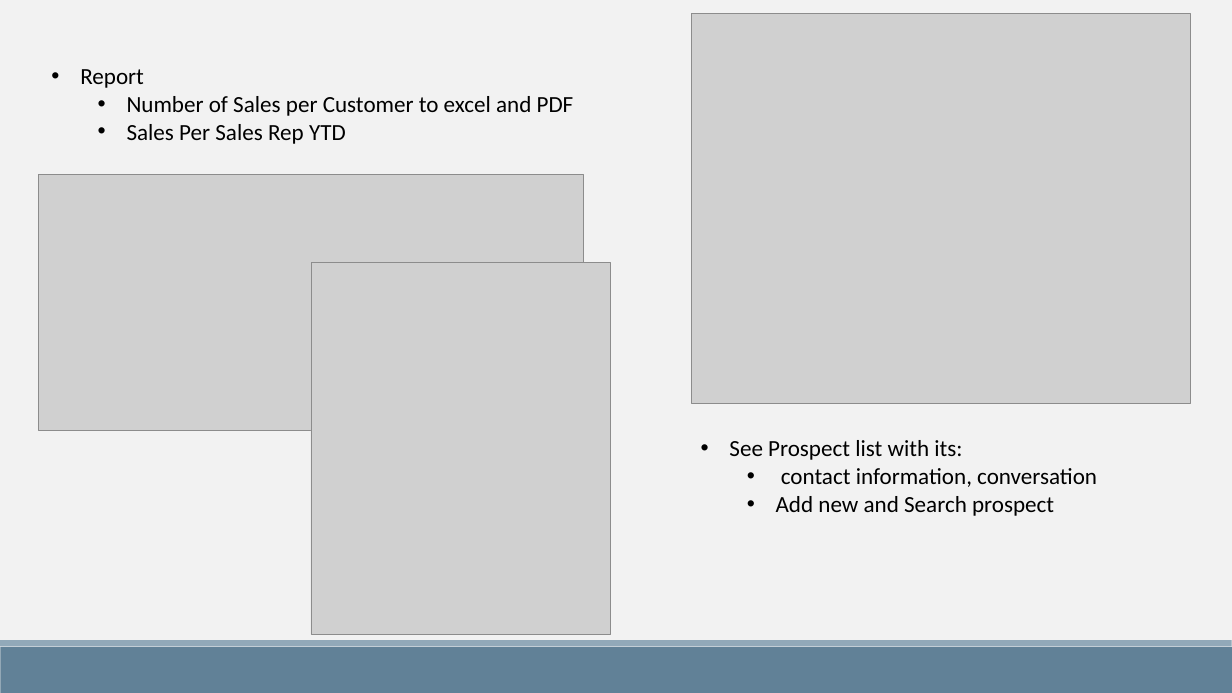
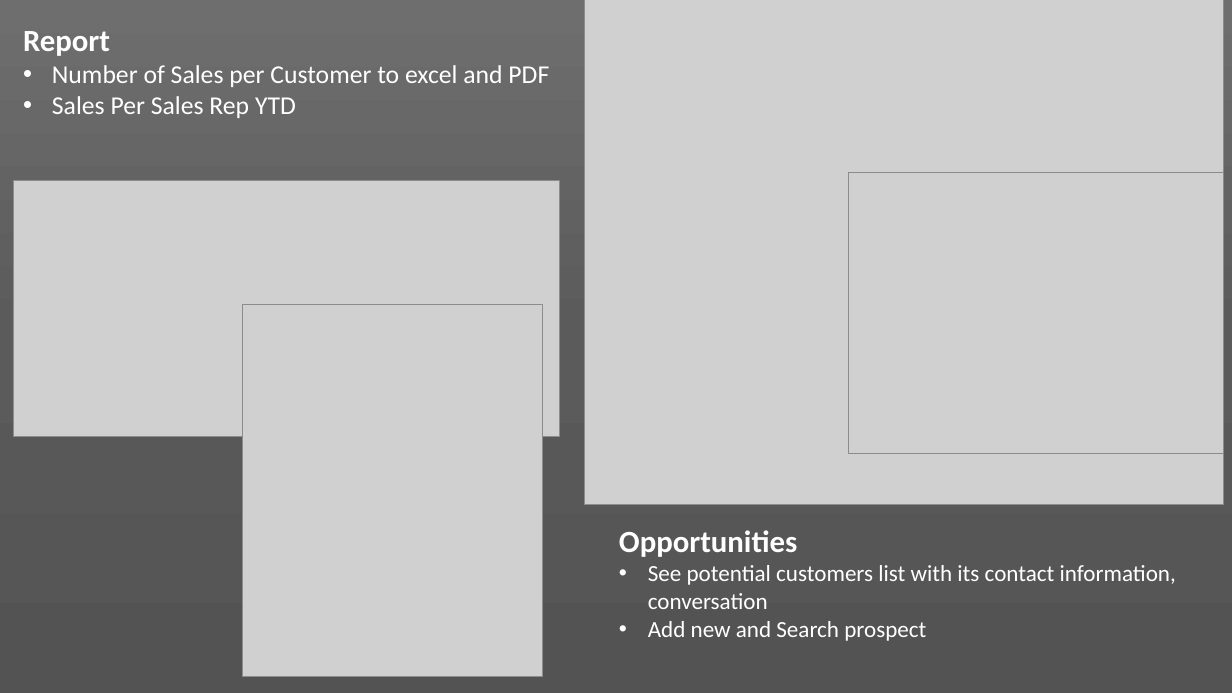
Before and after one commit to winotoj/ipd10-dotnet-CRM-Project, a slide deck: slide 4 of CRM PROJECT.pptx. Drawn at 1232x693 pixels with LibreOffice and Linux fonts; fonts in the diff are those of the drawing; grey boxes stand for pictures. Boxes give left, top, right and bottom in pixels: in the first picture for what was removed or moved away, otherwise in the second. Text is boxed around its words. In the diff, an @@ line names an element or a change of style, - is before the commit and + after.

```diff
--- a/CRM PROJECT.pptx
+++ b/CRM PROJECT.pptx
@@ background #F2F2F2 to gradient #6E6E6E to #5B5B5B to #545454 @@
@@ text "Report": place and size @@
-text "Report" at [80,69,574,144]
+text "Report" at [23,31,549,118]
@@ text "Report" at [23,31,549,118]: size 18 to 24 pt, bold on in "Report"; text colour #000000 to #FFFFFF, size 18 to 20 pt; bullet • to none; list level 2 to 1 in "Number of Sales per Customer ..."; list level 2 to 1 in "Sales Per Sales Rep YTD" @@
@@ picture: place and size @@
-picture at [691,13,1190,403]
+picture at [584,0,1224,506]
@@ picture added at [848,173,1224,454] @@
@@ picture: place and size @@
-picture at [39,175,584,430]
+picture at [14,181,559,436]
@@ picture: place and size @@
-picture at [311,262,612,634]
+picture at [243,305,543,677]
@@ text "Opportunities": place and size @@
-text "Opportunities" at [729,440,1097,516]
+text "Opportunities" at [619,530,1176,641]
@@ text at [619,530,1176,609]: text changed; text colour #000000 to #FFFFFF @@
-• See Prospect list with its:
-  • contact information, conversation
+Opportunities
+• See potential customers list with its contact information, conversation
@@ text at [648,621,926,641]: text colour #000000 to #FFFFFF in "Add new and Search prospect"; list level 2 to 1 in "Add new and Search prospect" @@
@@ rectangle removed at [0,647,1232,693] @@
@@ rectangle removed at [0,640,1232,647] @@
```
Also in this commit, not shown: 4 other slides changed, 4 slides added, 2 slides removed, 2 other files.
